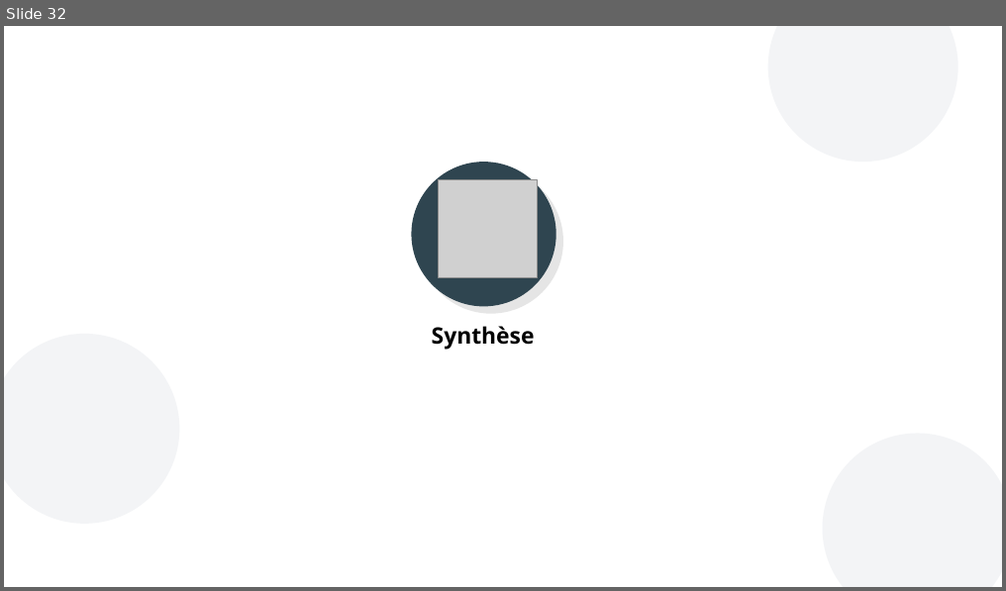
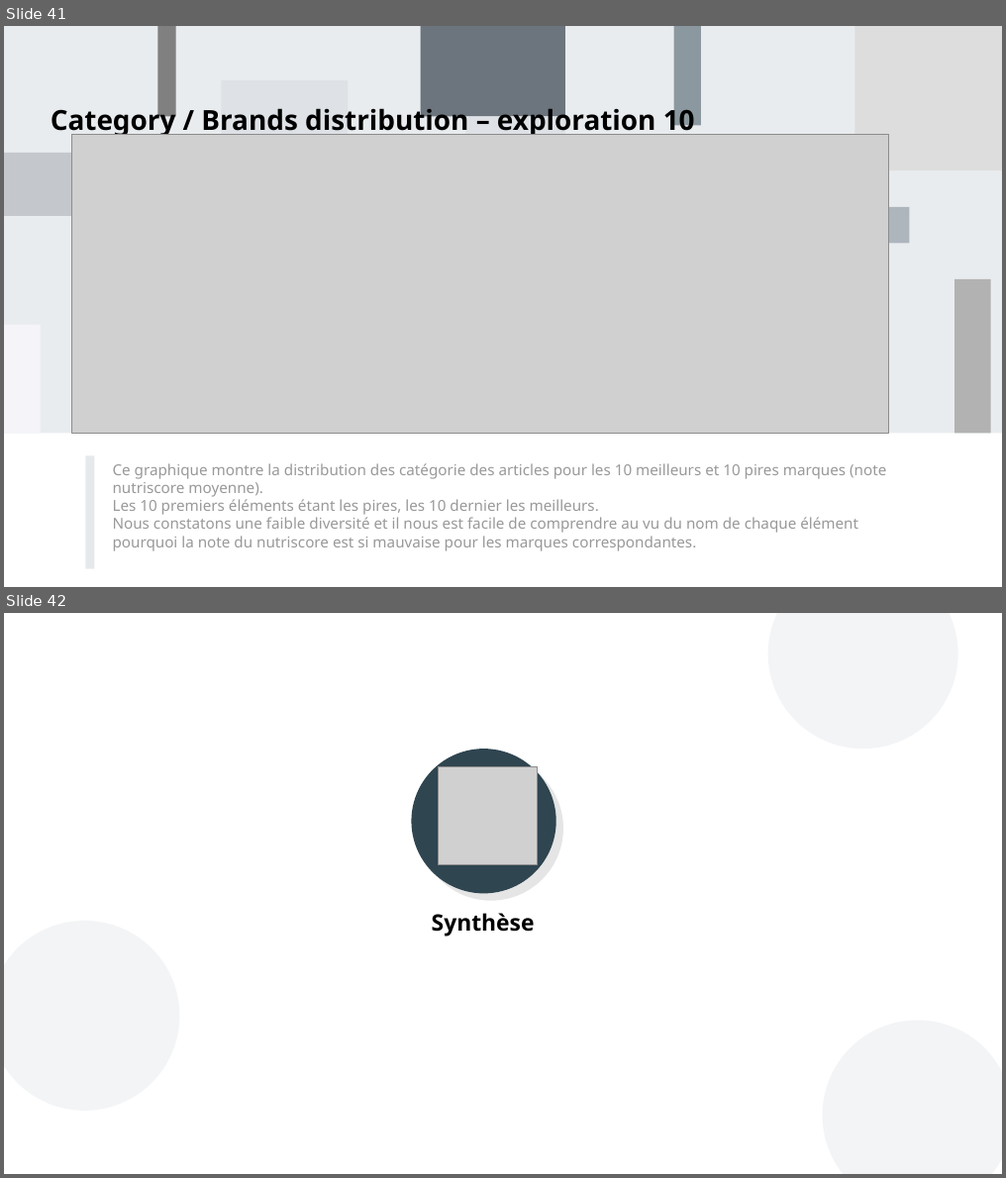
Before and after one commit to curiousmindflow/oc-ml-p2, a slide deck: report/P2_01_presentation.odp. Shown one above the other, each under a label of ours: slide 32 before the commit, slides 41 and 42 after it. The pictures are 1006x591 and 1006x1178 pixels, drawn with LibreOffice and Linux fonts; fonts in the diff are those of the drawing; grey boxes stand for pictures; background and template pictures are left out. Boxes give left, top, right and bottom in pixels: in the first picture for what was removed or moved away, otherwise in the second. Text is boxed around its words. In the diff, an @@ line names an element or a change of style, - is before the commit and + after.

```diff
--- a/report/P2_01_presentation.odp
+++ b/report/P2_01_presentation.odp
@@ slide 41 added at box(4, 26, 1002, 587), background #FFFFFF @@
@@ title added at box(51, 103, 695, 137), 22 pt, text #000000, bold @@
+Category / Brands distribution – exploration 10
@@ picture added at box(72, 134, 889, 434) @@
@@ group added at box(4, 26, 1002, 434): 11 rectangles @@
@@ rectangle added at box(85, 456, 94, 570), fill #CED4DA at 50% opacity @@
@@ text added at box(113, 464, 886, 552), 12 pt, text #999999 @@
+Ce graphique montre la distribution des catégorie des articles pour les 10 meilleurs et 10 pires marques (note nutriscore moyenne).
+Les 10 premiers éléments étant les pires, les 10 dernier les meilleurs.
+Nous constatons une faible diversité et il nous est facile de comprendre au vu du nom de chaque élément pourquoi la note du nutriscore est si mauvaise pour les marques correspondantes.
@@ what was slide 32 is now slide 42 @@
```
Also in this commit, not shown: 3 slides changed, 16 other slides added, 5 slides removed, 19 other files.
